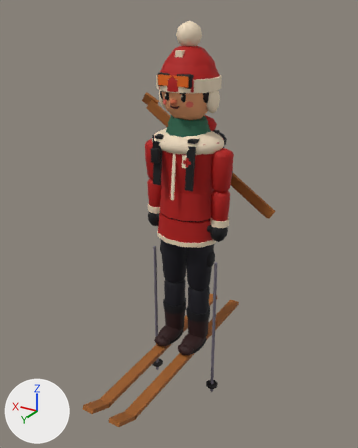
A saved change to the glTF model public/models/rs_patroller.glb.
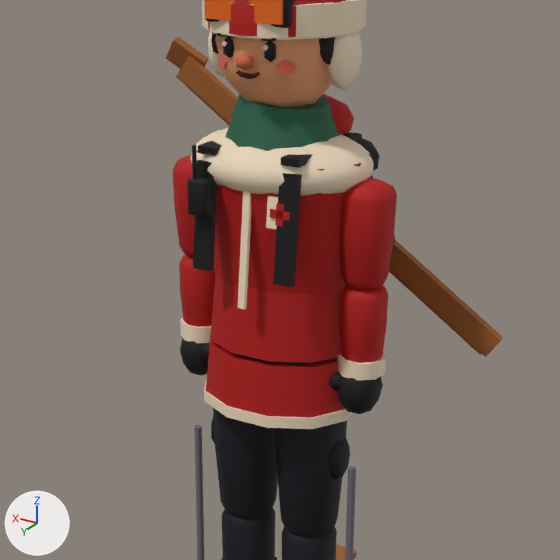
Old and new are each drawn whole from a camera (50 mm lens) standing at (-1.71, 2.98, 2.46) and looking at (-0.01, 0.13, 1.04) and again close up on the part from 21% to 83% of the width and 17% to 67% of the height. The axes (+X, +Y, +Z) are drawn at lower left. The lights are the same throughout. The older version's two pictures come first. Vertices at exactly the same position are counted once.

The first close-up shows 'pat_body', 'pat_gear', 'pat_hat_helmet', 'pat_hat_trapper', 'pat_pole_R', 'pat_skis_back' and 3 more.
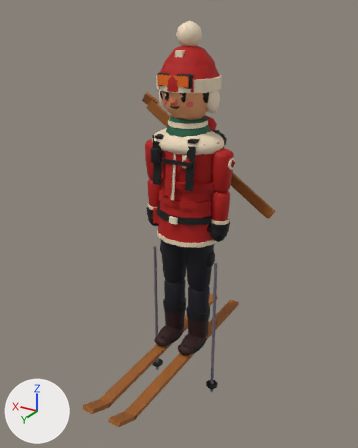
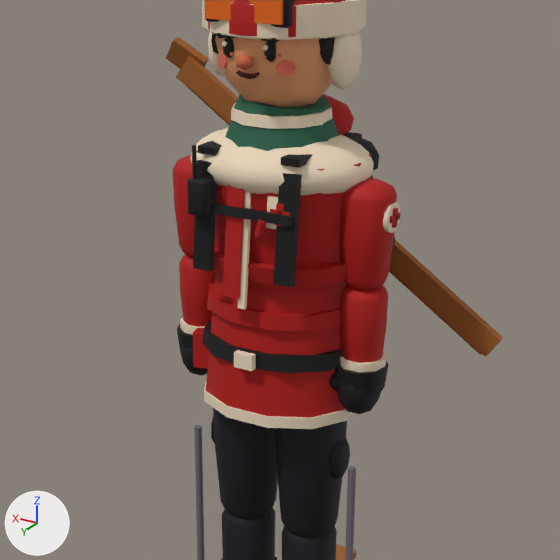
Pixel boxes (x1, y1, x2, y2) of what changed, in the close-ups (560 x 560 px):
'pat_body', reshaped
    before: (173, 0, 397, 560)
    after: (173, 0, 401, 560)
'pat_gear', reshaped (55% taller)
    before: (187, 132, 395, 287)
    after: (187, 132, 395, 373)
part 1 of me_pat_body, added (red)
    after: (213, 248, 346, 286)
part 2 of me_pat_body, added (red)
    after: (207, 283, 340, 331)
part 3 of me_pat_body, added (red)
    after: (223, 184, 245, 299)
part 4 of me_pat_body, added
    after: (392, 208, 398, 228)
part 5 of me_pat_body, added
    after: (390, 213, 401, 223)
part 6 of me_pat_body, added
    after: (383, 202, 400, 233)
part 7 of me_pat_body, built on
    before: (223, 37, 271, 57)
    after: (223, 37, 332, 129)
part 8 of me_pat_body, added
    after: (335, 362, 388, 395)
part 9 of me_pat_body, added
    after: (177, 324, 193, 349)
part 10 of me_pat_gear, added
    after: (210, 203, 293, 226)
part 11 of me_pat_gear, added
    after: (202, 321, 342, 373)
part 12 of me_pat_gear, added
    after: (234, 350, 256, 371)
part 13 of me_pat_gear, added
    after: (254, 219, 266, 238)
part 14 of me_pat_gear, added (red)
    after: (193, 328, 209, 369)

The change, as a diff of the scene's bpy script:
```diff
--- a/public/models/rs_patroller.glb.py
+++ b/public/models/rs_patroller.glb.py
@@ me_pat_body @@
 # used by ob_pat_body; location = (0.0, 0.0, 0.0)
-me_pat_body.from_pydata(...)  # 1981 vertices, 3712 faces; spans x -0.35..0.35, y -0.23..0.25, z -0.03..2.17
+me_pat_body.from_pydata(...)  # 2219 vertices, 4112 faces; spans x -0.36..0.35, y -0.23..0.25, z -0.03..2.17
+# me_pat_body part 1: a new loose piece, an 11-sided cut cone along z (radius 0.25 by 0.192 at the low end, 0.265 by 0.204 at the high end) spanning x -0.262..0.262, y -0.204..0.196, z 1.325..1.375, in mat_rs_jacket
+# me_pat_body part 2: a new loose piece, an 11-sided cut cone along z (radius 0.232 by 0.183 at the low end, 0.228 by 0.18 at the high end) spanning x -0.23..0.23, y -0.183..0.176, z 1.188..1.233, in mat_rs_jacket
+# me_pat_body part 3: the loose piece of 8 vertices spanning x -0.01..0.01, y 0.16..0.22, z 1.25..1.65 is copied, and the copy is scaled about its middle by (2.27, 0.936, 0.9), then moved by (0.03, 0.01, 0.01), in mat_rs_jacket; it spans x 0.01..0.06, y 0.17..0.22, z 1.28..1.64
+# me_pat_body part 4: a new loose piece, a box spanning x -0.358..-0.344, y -0.008..0.008, z 1.485..1.535, in mat_rs_jacket
+# me_pat_body part 5: a new loose piece, a box spanning x -0.358..-0.344, y -0.025..0.025, z 1.502..1.518, in mat_rs_jacket
+# me_pat_body part 6: a new loose piece, a 12-sided cylinder along x spanning x -0.35..-0.338, y -0.042..0.042, z 1.468..1.552, in mat_rs_patchwhite
+# me_pat_body part 7: 4 vertices moved within x -0.05..0.08, y 0.17, z 1.96; 22 vertices added at x -0.14..0.14, y -0.14..0.13, z 1.74..1.77
+# me_pat_body part 8: 22 vertices added at x -0.35..-0.19, y -0.07..0.08, z 1.0..1.07
+# me_pat_body part 9: 22 vertices added at x 0.19..0.35, y -0.07..0.08, z 1.0..1.07
+# other edits to the shape of me_pat_body do not show in these pictures
 me_pat_body.materials.append(mat_rs_trousers)
@@ me_pat_gear @@
 # used by ob_pat_gear; location = (0.0, 0.0, 0.0)
-me_pat_gear.from_pydata(...)  # 326 vertices, 588 faces; spans x -0.23..0.23, y -0.363..0.235, z 1.221..1.69
+me_pat_gear.from_pydata(...)  # 406 vertices, 720 faces; spans x -0.244..0.266, y -0.363..0.235, z 0.985..1.69
+# me_pat_gear part 10: the loose piece of 8 vertices spanning x -0.14..-0.08, y 0.182..0.198, z 1.518..1.542 is copied, and the copy is scaled about its middle by (5, 1.42, 1.14), then moved by (0.11, 0.01, -0.01), in mat_rs_strap; it spans x -0.15..0.15, y 0.189..0.211, z 1.507..1.533
+# me_pat_gear part 11: a new loose piece, a 12-sided cut cone along z (radius 0.244 by 0.195 at the low end, 0.236 by 0.189 at the high end) spanning x -0.244..0.244, y -0.195..0.195, z 1.067..1.112, in mat_rs_strap
+# me_pat_gear part 12: a new loose piece, a box spanning x -0.03..0.03, y 0.188..0.208, z 1.067..1.112, in mat_rs_trim
+# me_pat_gear part 13: a new loose piece of 16 vertices spanning x -0.078..-0.042, y 0.2..0.224, z 1.465..1.515, in mat_rs_patchred
+# me_pat_gear part 14
+# 24 vertices are added at x 0.164..0.266, y -0.027..0.107, z 0.985..1.095
+# 24 new faces join them, mat_rs_patchwhite
+# 12 new faces join them, mat_rs_patchred
 me_pat_gear.materials.append(mat_rs_strap)
```
